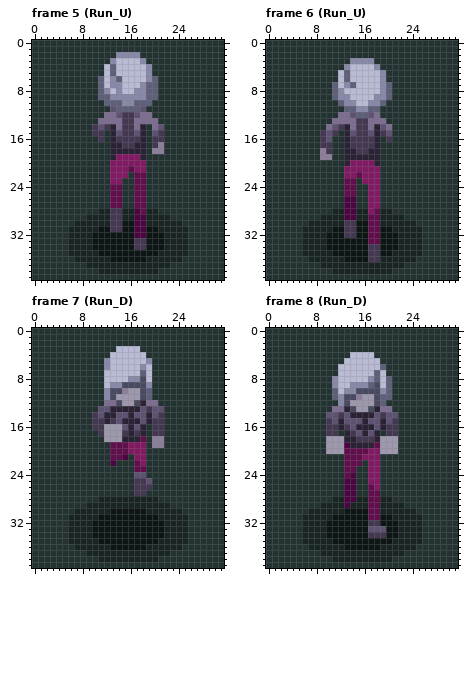
A pixel-art file gets an edit: Assets/_Sprites/Player/CharacterRun_All.ase. The first picture shows the starting point.
32x40 pixels, 18 frames. Shown: frame 5 (Run_U), frame 6 (Run_U), frame 7 (Run_D), frame 8 (Run_D). The commit also changed other frames, which this record leaves out.
The result:
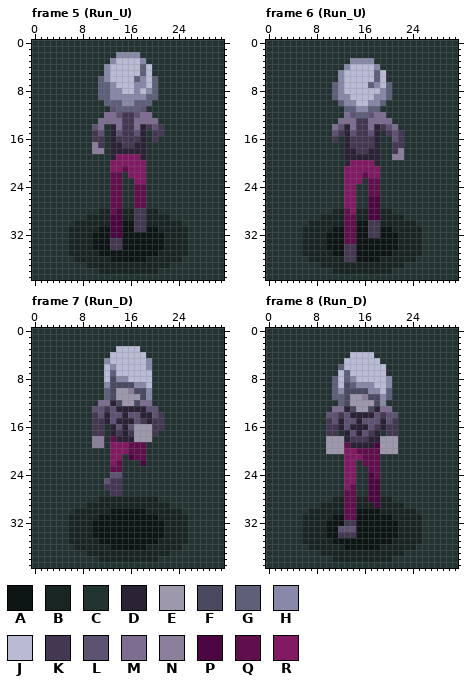
Palette (. is transparent): A #0e1515  B #192523  C #223331  D #2a2235  E #9e98ac  F #494962  G #5e5f79  H #8889a8  J #b9bad4  K #433751  L #5e5273  M #7c6d91  N #8b7f9c  P #4b0541  Q #600f4c  R #811963
The exact change:
Changed rows in their new state; - is an unchanged pixel.
Frame 5 (Run_U), layer "Body":
first column x 12:
 4 HJ----GJ
 5 HJ----GJ
 6 HJJ--GHJ
 7 G-J--H-J
 8 GH----JH
first column x 10:
14 LMC------KLK
15 -L--------K-
16 K----------C
17 NK--------CC
18 NN--------CC
21 -----QR-----
22 ---QQCRRR---
23 ---QQ--RR---
first column x 13:
28 QP--KK
29 PP--KK
30 PP--KK
31 PP--KK
32 PP--AA
33 KK--AA
34 KK--AA
Frame 6 (Run_U), layer "Body":
first column x 12:
 5 HJ----GJ
 6 HJ----GJ
 7 HJJ--GHJ
first column x 9:
12 ---C------M---
13 --C--------M--
14 -CML------KLM-
15 CCLK------CKLK
16 CCK--------CLK
17 CC----------KK
18 CC----------KN
19 CC----------NN
22 ------RQ------
23 ----RRRCQQ----
24 ----RR--QQ----
25 ----RR--QQ----
26 ----RR--PP----
27 ----RR--PP----
28 ----QR--PP----
29 ----QQ--PP----
30 ----QQ--KK----
31 ----QQ--KK----
32 ----QQ--KK----
33 ----QQ--AA----
34 ----KK--AA----
35 ----KK--AA----
36 ----KK--AA----
Frame 7 (Run_D), layer "Body":
first column x 10:
 6 --JH----JH--
 7 ---G----J---
 8 ---FHHJJJ---
 9 --HFF--HHJ--
10 --G-EENF-H--
11 --G------H--
12 -M-D----M-C-
13 L-KL----DL-C
14 ---L-DL-D---
15 ---LD--LK---
16 --CDLDLEEE--
17 K-CDKDKEEE-C
18 NNCQD--EEECC
19 NN-RRRQQQ-CC
20 ---RRRQQQ---
21 ---RRCPQQ---
22 ---RQ--CP---
23 ---QQ--CC---
24 ---LL--CC---
25 --LKK--CCC--
26 --KKK--CCC--
27 ---KK--CC---
Frame 8 (Run_D), layer "Body":
first column x 11:
 6 -G------J-
 7 --G----J--
 8 G-GH--JJ-H
 9 G-FG--HJ-H
10 -HFF--HHJ-
11 -G-EENF-H-
12 -G------H-
15 ----DL----
16 --LD--LK--
17 ---LDLK---
18 ---K--D---
19 --Q----P--
20 --RR--QQ--
21 --RRRQQQ--
22 --RRCQQQ--
23 --RR--QQ--
24 --RR--PQ--
25 --RR--PP--
26 --RQ--PP--
27 --QQ--PP--
28 --QQ--PP--
29 --QQ--BP--
30 --QQ--AA--
31 --QQ--AA--
32 --KK--AA--
33 -LLL--AAA-
34 -KKK--AAA-
Boxes around the changes in both pictures, in picture pixels (x1, y1, x2, y2):
changed: (104, 64, 152, 94)
changed: (92, 124, 164, 184)
changed: (110, 208, 146, 250)
changed: (338, 70, 386, 88)
changed: (320, 112, 404, 262)
changed: (92, 364, 164, 496)
changed: (332, 364, 392, 538)
